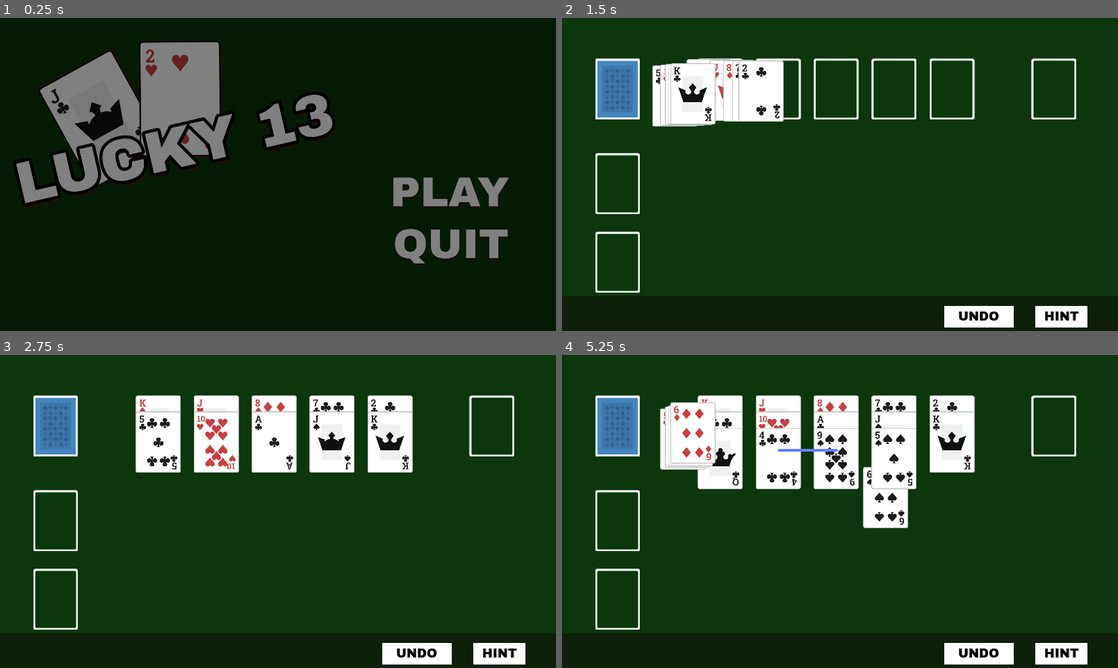
Above: before the commit, frames 1-4 (two rows, left to right).
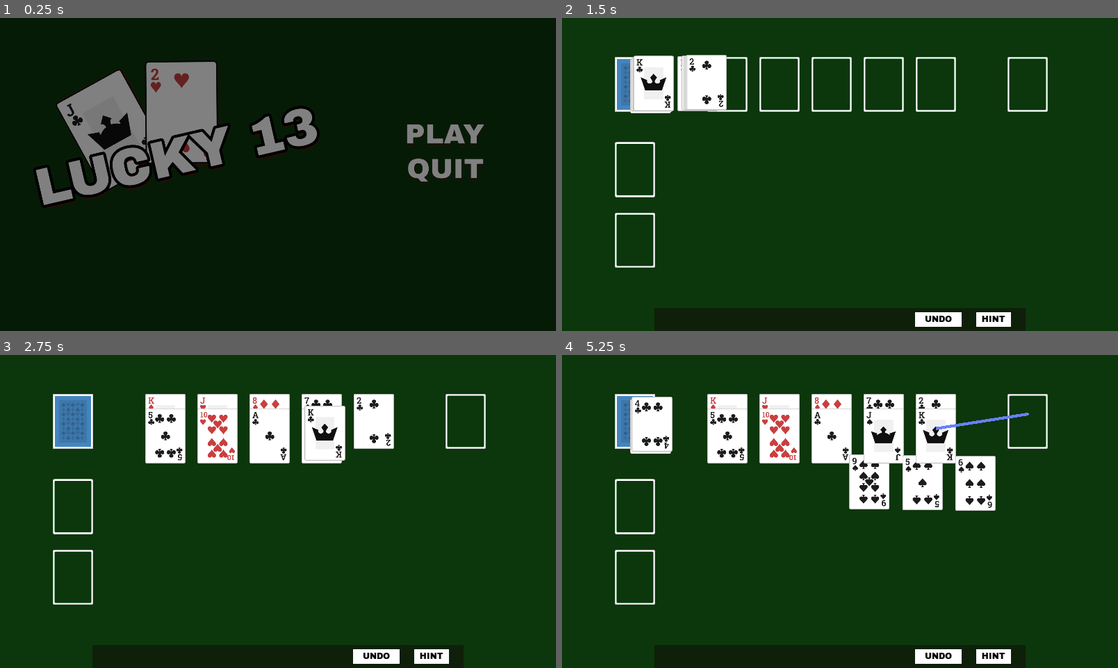
Above: after the commit, the same moments.

Repository: tcfitzgerald/lucky-13
Game: Godot game, scene res://Menus/MainMenu.tscn
The game is run twice, just before and just after one commit, with the same random seed, the same clock (stepped at 60 frames per second) and the same inputs.
Inputs (mouse positions are in pixels of both pictures, inside the frame that each line leads up to; where the layout moved, square brackets give the same spot in the first picture):
- Up to frame 1 (0.25 s): no input
- Up to frame 2 (1.5 s): click (1017, 133) [1023, 193] at 0.5 s; click (617, 89) at 1.27 s
- Up to frame 3 (2.75 s): click (155, 426) at 2.02 s
- Up to frame 4 (5.25 s): click (634, 420) [617, 426] at 2.75 s; click "UNDO" at 3.5 s; click "HINT" at 4.25 s; click (617, 426) at 5.02 s

The runs differ from the first frame. In frame 1, 13% of the frame differs, in the area x 2-92%, y 7-79%; in frame 2, 9.9%; in frame 3, 11%; in frame 4, 17%, in the area x 6-95%, y 12-99%.
Error before the commit: Invalid get index 'priority' (on base: 'Dictionary'). (res://Board/Board.gd:267)

Commit message:
Playing with removing the camera2d and making the resolution 1920x1080 with a test resolution of 1280x720

Diff:
--- a/Board/Board.gd
+++ b/Board/Board.gd
@@ -27,7 +27,7 @@
 onready var hint_timer = $HintTimer
 
 var card_offset : int = 50
-var start_card_offset : int = 150
+export (Vector2) var start_card_offset = Vector2(150, 125)
 var tableau_count : int = 5
 var overflow_tableau_count : int = 2
 var cards_per_tableau : int = 1
@@ -91,7 +91,7 @@
 				selected_card.card_type = "tableau"
 				deck_cards.remove_child(selected_card)
 				var k = tableaus[j].get_card_count()
-				duration += .5
+				duration += .75
 				tableaus[j].add_card_to_tableau(selected_card, k * card_offset, start_card_offset, duration * .35)
 
 		BoardManager.moves.append(_moves)
@@ -105,7 +105,7 @@
 				selected_card.card_type = "tableau"
 				deck_cards.remove_child(selected_card)
 				var k = tableaus[j].get_card_count()
-				duration += .5
+				duration += .75
 				tableaus[j].add_card_to_tableau(selected_card, k * card_offset, start_card_offset, duration * .35)
 
 
@@ -117,7 +117,7 @@
 				_moves.append(move)
 				selected_card.card_type = "tableau"
 				deck_cards.remove_child(selected_card)
-				duration += .5
+				duration += .25
 				overflow_tableaus[j].add_card_to_tableau(selected_card, i * card_offset, start_card_offset, duration * .35)
 
 
@@ -309,10 +309,6 @@
 			hint_timer.start()
 
 
-#	for card in cards:
-#		card.front().animation.play("CardShake")
-#		card.back().animation.play("CardShake")
-
 func win() -> void:
 	print("win")
 	return
--- a/Board/Board.tscn
+++ b/Board/Board.tscn
@@ -17,51 +17,42 @@
 anchor_bottom = 1.0
 
 [node name="CenterContainer" type="CenterContainer" parent="MarginContainer"]
-margin_right = 1280.0
-margin_bottom = 720.0
+margin_right = 1920.0
+margin_bottom = 1080.0
 
 [node name="Deck" parent="MarginContainer/CenterContainer" instance=ExtResource( 2 )]
-position = Vector2( -121, 140 )
+position = Vector2( 182, 134 )
 
 [node name="Tableau1" parent="MarginContainer/CenterContainer" instance=ExtResource( 3 )]
-position = Vector2( 198, 140 )
+position = Vector2( 501, 134 )
 tableau_type = "base"
 
 [node name="Tableau2" parent="MarginContainer/CenterContainer" instance=ExtResource( 3 )]
-position = Vector2( 378, 140 )
+position = Vector2( 681, 134 )
 tableau_type = "base"
 
 [node name="Tableau3" parent="MarginContainer/CenterContainer" instance=ExtResource( 3 )]
-position = Vector2( 558, 140 )
+position = Vector2( 861, 134 )
 tableau_type = "base"
 
 [node name="Tableau4" parent="MarginContainer/CenterContainer" instance=ExtResource( 3 )]
-position = Vector2( 738, 140 )
+position = Vector2( 1041, 134 )
 tableau_type = "base"
 
 [node name="Tableau5" parent="MarginContainer/CenterContainer" instance=ExtResource( 3 )]
-position = Vector2( 918, 140 )
+position = Vector2( 1221, 134 )
 tableau_type = "base"
 
 [node name="Tableau6" parent="MarginContainer/CenterContainer" instance=ExtResource( 3 )]
-position = Vector2( -121, 434 )
+position = Vector2( 182, 428 )
 tableau_type = "overflow"
 
 [node name="Tableau7" parent="MarginContainer/CenterContainer" instance=ExtResource( 3 )]
-position = Vector2( -121, 678 )
+position = Vector2( 182, 672 )
 tableau_type = "overflow"
 
 [node name="WastePile" parent="MarginContainer/CenterContainer" instance=ExtResource( 4 )]
-position = Vector2( 1235, 140 )
-
-[node name="Camera2D" type="Camera2D" parent="."]
-position = Vector2( 640, 500 )
-current = true
-zoom = Vector2( 1.35, 1.35 )
-smoothing_enabled = true
-__meta__ = {
-"_edit_lock_": true
-}
+position = Vector2( 1538, 134 )
 
 [node name="UI" parent="." instance=ExtResource( 5 )]
 
@@ -72,7 +63,6 @@
 end_cap_mode = 2
 
 [node name="HintTimer" type="Timer" parent="."]
-wait_time = 2.0
 one_shot = true
 
 [connection signal="timeout" from="HintTimer" to="." method="_on_HintTimer_timeout"]
--- a/Card/Card.gd
+++ b/Card/Card.gd
@@ -97,4 +97,4 @@
 		animation.play("CardShake")
 
 func to_json():
-	return {"int_value": int_value, "suit": suit, "face": face_value, "card_type": card_type, "tableau": tableau}
+	return {"int_value": int_value, "suit": suit, "face": face_value, "card_type": card_type, "priority": priority, "tableau": tableau}
--- /dev/null
+++ b/Menus/GameoverMenu.tscn
@@ -0,0 +1,47 @@
+[gd_scene load_steps=2 format=2]
+
+[ext_resource path="res://Themes/ui_theme.tres" type="Theme" id=1]
+
+[node name="GameoverMenu" type="Popup"]
+anchor_right = 1.0
+anchor_bottom = 1.0
+
+[node name="ColorRect" type="ColorRect" parent="."]
+anchor_right = 1.0
+anchor_bottom = 1.0
+color = Color( 0.0666667, 0.0666667, 0.0666667, 1 )
+
+[node name="CenterContainer" type="CenterContainer" parent="."]
+anchor_right = 1.0
+anchor_bottom = 1.0
+rect_min_size = Vector2( 1280, 720 )
+
+[node name="VBoxContainer" type="VBoxContainer" parent="CenterContainer"]
+margin_left = 254.0
+margin_top = 407.0
+margin_right = 1666.0
+margin_bottom = 673.0
+custom_constants/separation = 20
+
+[node name="Label" type="Label" parent="CenterContainer/VBoxContainer"]
+margin_right = 1412.0
+margin_bottom = 106.0
+size_flags_vertical = 1
+theme = ExtResource( 1 )
+text = "BETTER LUCK NEXT TIME!"
+
+[node name="Control" type="Control" parent="CenterContainer/VBoxContainer"]
+margin_top = 126.0
+margin_right = 1412.0
+margin_bottom = 226.0
+rect_min_size = Vector2( 0, 100 )
+
+[node name="NewGameButton" type="TextureButton" parent="CenterContainer/VBoxContainer"]
+margin_top = 246.0
+margin_right = 1412.0
+margin_bottom = 246.0
+
+[node name="MainMenuButton" type="TextureButton" parent="CenterContainer/VBoxContainer"]
+margin_top = 266.0
+margin_right = 1412.0
+margin_bottom = 266.0
--- a/Menus/MainMenu.tscn
+++ b/Menus/MainMenu.tscn
@@ -23,13 +23,13 @@
 anchor_bottom = 1.0
 
 [node name="HBoxContainer" type="HBoxContainer" parent="MarginContainer"]
-margin_right = 1284.0
-margin_bottom = 720.0
+margin_right = 1920.0
+margin_bottom = 1080.0
 
 [node name="LogoPanel" type="Control" parent="MarginContainer/HBoxContainer"]
-margin_right = 700.0
-margin_bottom = 720.0
-rect_min_size = Vector2( 700, 720 )
+margin_right = 1200.0
+margin_bottom = 1080.0
+rect_min_size = Vector2( 1200, 1080 )
 
 [node name="MarginContainer" type="MarginContainer" parent="MarginContainer/HBoxContainer/LogoPanel"]
 anchor_right = 1.0
@@ -39,15 +39,14 @@
 }
 
 [node name="TitleLogo" type="Sprite" parent="MarginContainer/HBoxContainer/LogoPanel/MarginContainer"]
-position = Vector2( 381, 199 )
+position = Vector2( 582, 343 )
 rotation = -0.226893
-scale = Vector2( 0.75, 0.75 )
 texture = ExtResource( 7 )
 
 [node name="MenuPanel" type="Control" parent="MarginContainer/HBoxContainer"]
-margin_left = 704.0
-margin_right = 1284.0
-margin_bottom = 720.0
+margin_left = 1204.0
+margin_right = 1784.0
+margin_bottom = 1080.0
 rect_min_size = Vector2( 580, 720 )
 
 [node name="MarginContainer" type="MarginContainer" parent="MarginContainer/HBoxContainer/MenuPanel"]
@@ -62,7 +61,7 @@
 margin_left = 145.0
 margin_top = 350.0
 margin_right = 580.0
-margin_bottom = 720.0
+margin_bottom = 1080.0
 custom_constants/separation = 25
 
 [node name="PlayButton" type="TextureButton" parent="MarginContainer/HBoxContainer/MenuPanel/MarginContainer/VBoxContainer"]
--- a/Menus/UI.tscn
+++ b/Menus/UI.tscn
@@ -29,38 +29,32 @@
 mouse_filter = 1
 
 [node name="HBoxContainer" type="HBoxContainer" parent="ColorRect/MarginContainer"]
-margin_right = 1290.0
-margin_bottom = 95.0
+margin_right = 1280.0
+margin_bottom = 80.0
 custom_constants/separation = 50
 alignment = 2
 
-[node name="LeftSpacer" type="Control" parent="ColorRect/MarginContainer/HBoxContainer"]
-margin_right = 830.0
-margin_bottom = 95.0
-rect_min_size = Vector2( 830, 95 )
-size_flags_horizontal = 3
-
 [node name="CenterContainer" type="CenterContainer" parent="ColorRect/MarginContainer/HBoxContainer"]
-margin_left = 880.0
-margin_right = 1040.0
-margin_bottom = 95.0
+margin_left = 900.0
+margin_right = 1060.0
+margin_bottom = 80.0
 mouse_filter = 1
 size_flags_horizontal = 8
 
 [node name="UndoButton" type="Button" parent="ColorRect/MarginContainer/HBoxContainer/CenterContainer"]
-margin_top = 22.0
+margin_top = 15.0
 margin_right = 160.0
-margin_bottom = 72.0
+margin_bottom = 65.0
 rect_min_size = Vector2( 160, 50 )
 mouse_default_cursor_shape = 2
 theme = ExtResource( 1 )
 text = "UNDO"
 
 [node name="CenterContainer2" type="CenterContainer" parent="ColorRect/MarginContainer/HBoxContainer"]
-margin_left = 1090.0
-margin_top = 22.0
-margin_right = 1210.0
-margin_bottom = 72.0
+margin_left = 1110.0
+margin_top = 15.0
+margin_right = 1230.0
+margin_bottom = 65.0
 mouse_filter = 1
 size_flags_horizontal = 8
 size_flags_vertical = 4
@@ -74,11 +68,9 @@
 text = "HINT"
 
 [node name="RightSpacer" type="Control" parent="ColorRect/MarginContainer/HBoxContainer"]
-margin_left = 1260.0
-margin_right = 1290.0
-margin_bottom = 95.0
-rect_min_size = Vector2( 30, 95 )
-size_flags_horizontal = 0
+margin_left = 1280.0
+margin_right = 1280.0
+margin_bottom = 80.0
 
 [connection signal="pressed" from="ColorRect/MarginContainer/HBoxContainer/CenterContainer/UndoButton" to="." method="_on_UndoButton_pressed"]
 [connection signal="pressed" from="ColorRect/MarginContainer/HBoxContainer/CenterContainer2/HintButton" to="." method="_on_HintButton_pressed"]
--- /dev/null
+++ b/Menus/WinMenu.tscn
@@ -0,0 +1,48 @@
+[gd_scene load_steps=2 format=2]
+
+[ext_resource path="res://Themes/ui_theme.tres" type="Theme" id=1]
+
+[node name="WinMenu" type="Popup"]
+visible = true
+anchor_right = 1.0
+anchor_bottom = 1.0
+
+[node name="ColorRect" type="ColorRect" parent="."]
+anchor_right = 1.0
+anchor_bottom = 1.0
+color = Color( 0.0666667, 0.0666667, 0.0666667, 1 )
+
+[node name="CenterContainer" type="CenterContainer" parent="."]
+anchor_right = 1.0
+anchor_bottom = 1.0
+rect_min_size = Vector2( 1280, 720 )
+
+[node name="VBoxContainer" type="VBoxContainer" parent="CenterContainer"]
+margin_left = 704.0
+margin_top = 407.0
+margin_right = 1216.0
+margin_bottom = 673.0
+custom_constants/separation = 20
+
+[node name="Label" type="Label" parent="CenterContainer/VBoxContainer"]
+margin_right = 512.0
+margin_bottom = 106.0
+size_flags_vertical = 1
+theme = ExtResource( 1 )
+text = "YOU WIN!"
+
+[node name="Control" type="Control" parent="CenterContainer/VBoxContainer"]
+margin_top = 126.0
+margin_right = 512.0
+margin_bottom = 226.0
+rect_min_size = Vector2( 0, 100 )
+
+[node name="NewGameButton" type="TextureButton" parent="CenterContainer/VBoxContainer"]
+margin_top = 246.0
+margin_right = 512.0
+margin_bottom = 246.0
+
+[node name="MainMenuButton" type="TextureButton" parent="CenterContainer/VBoxContainer"]
+margin_top = 266.0
+margin_right = 512.0
+margin_bottom = 266.0
--- a/Tableau/Tableau.gd
+++ b/Tableau/Tableau.gd
@@ -37,13 +37,13 @@
 
 	return card_data
 
-func add_card_to_tableau(selected_card, card_offset, start_card_offset = 100, duration = 1):
+func add_card_to_tableau(selected_card, card_offset, start_card_offset, duration = 1):
 	cards.add_child(selected_card)
 	selected_card.set_owner(cards)
 	selected_card.tableau = self
 	selected_card.priority = get_card_count()
 # warning-ignore:return_value_discarded
-	tween.interpolate_property(selected_card, "position", selected_card.position + Vector2(0,start_card_offset),
+	tween.interpolate_property(selected_card, "position", selected_card.position + start_card_offset,
 			Vector2(cards.get_parent().position.x, cards.get_parent().position.y + card_offset), duration, Tween.TRANS_LINEAR, Tween.EASE_IN_OUT)
 # warning-ignore:return_value_discarded
 	tween.start()
@@ -74,7 +74,7 @@
 			var move = card_move.new(BoardManager.selected_card, BoardManager.selected_card.to_json(), BoardManager.selected_card.get_parent(), BoardManager.selected_card.position, "play")
 			BoardManager.moves.append([move])
 			BoardManager.selected_card.tableau.cards.remove_child(BoardManager.selected_card)
-			add_card_to_tableau(BoardManager.selected_card, 0, 0, 1 * .35)
+			add_card_to_tableau(BoardManager.selected_card, 0, Vector2.ZERO, 1 * .35)
 
 			BoardManager.selected_card.selected = false
 			BoardManager.selected_card.modulate = Color.white
--- a/Themes/ui_theme.tres
+++ b/Themes/ui_theme.tres
@@ -14,6 +14,13 @@
 bg_color = Color( 1, 1, 1, 1 )
 border_color = Color( 0, 0, 0, 1 )
 
+[sub_resource type="DynamicFontData" id=4]
+font_path = "res://Themes/ArchivoBlack-Regular.ttf"
+
+[sub_resource type="DynamicFont" id=5]
+size = 96
+font_data = SubResource( 4 )
+
 [resource]
 Button/colors/font_color = Color( 0, 0, 0, 1 )
 Button/colors/font_color_disabled = Color( 0, 0, 0, 0.2 )
@@ -22,3 +29,4 @@
 Button/colors/font_color_pressed = Color( 0, 0, 0, 1 )
 Button/fonts/font = SubResource( 3 )
 Button/styles/normal = SubResource( 1 )
+Label/fonts/font = SubResource( 5 )
--- a/project.godot
+++ b/project.godot
@@ -55,10 +55,12 @@
 
 [display]
 
-window/size/width=1280
-window/size/height=720
+window/size/width=1920
+window/size/height=1080
+window/size/test_width=1280
+window/size/test_height=720
 window/stretch/mode="2d"
-window/stretch/aspect="expand"
+window/stretch/aspect="keep"
 
 [gui]
 
Not shown: 1 places in Themes/ui_theme.tres that only renumber resources
